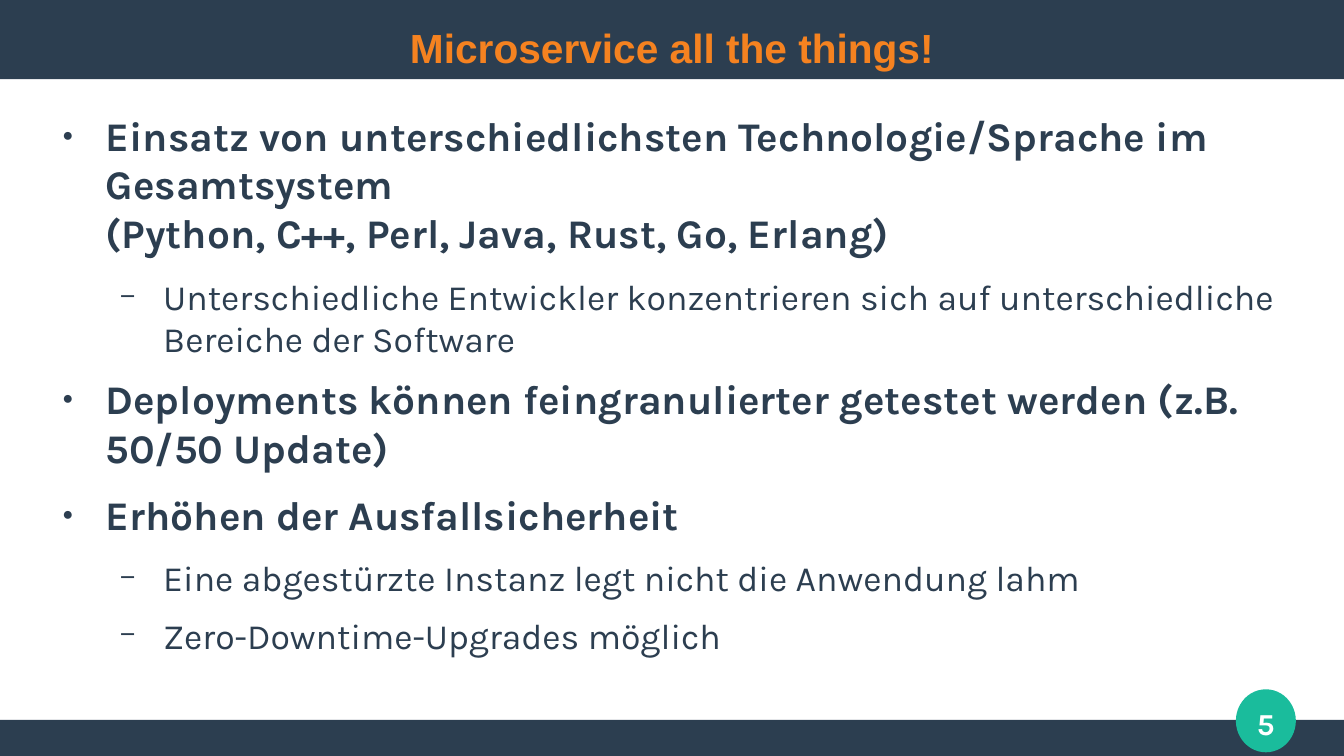
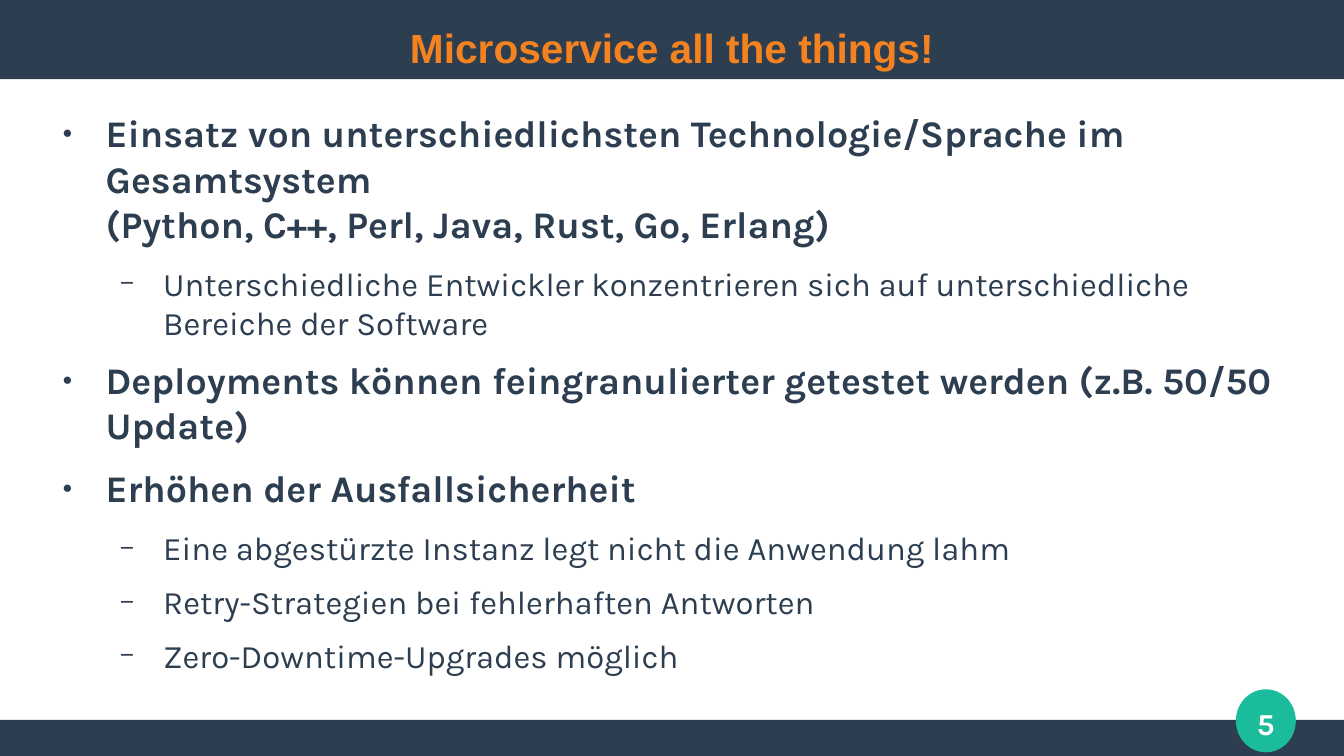
Before and after one commit to ghandmann/HS-AlbSig-WebAnwendungen2, a slide deck: slide 5 of Kapitel/10_Microservice_Architecture.odp. Drawn at 1344x756 pixels with LibreOffice and Linux fonts; fonts in the diff are those of the drawing. Boxes give left, top, right and bottom in pixels: in the first picture for what was removed or moved away, otherwise in the second. Text is boxed around its words. In the diff, an @@ line names an element or a change of style, - is before the commit and + after.

```diff
--- a/Kapitel/10_Microservice_Architecture.odp
+++ b/Kapitel/10_Microservice_Architecture.odp
@@ text at (106, 119, 1271, 676): size 24 to 22.2 pt in "Einsatz von unterschiedlichsten Technologie/Sprache im Gesam ...", "Deployments können feingranulierter getestet werden (z.B. 50 ...", "Erhöhen der Ausfallsicherheit"; size 21 to 19.4 pt in "Unterschiedliche Entwickler konzentrieren sich auf unterschi ...", "Eine abgestürzte Instanz legt nicht die Anwendung ...", "Zero-Downtime-Upgrades möglich" @@
@@ text at (163, 591, 815, 622): paragraph added @@
+  − Retry-Strategien bei fehlerhaften Antworten
```
Also in this commit, not shown: 4 other slides changed, 7 slides added, 1 other file.
